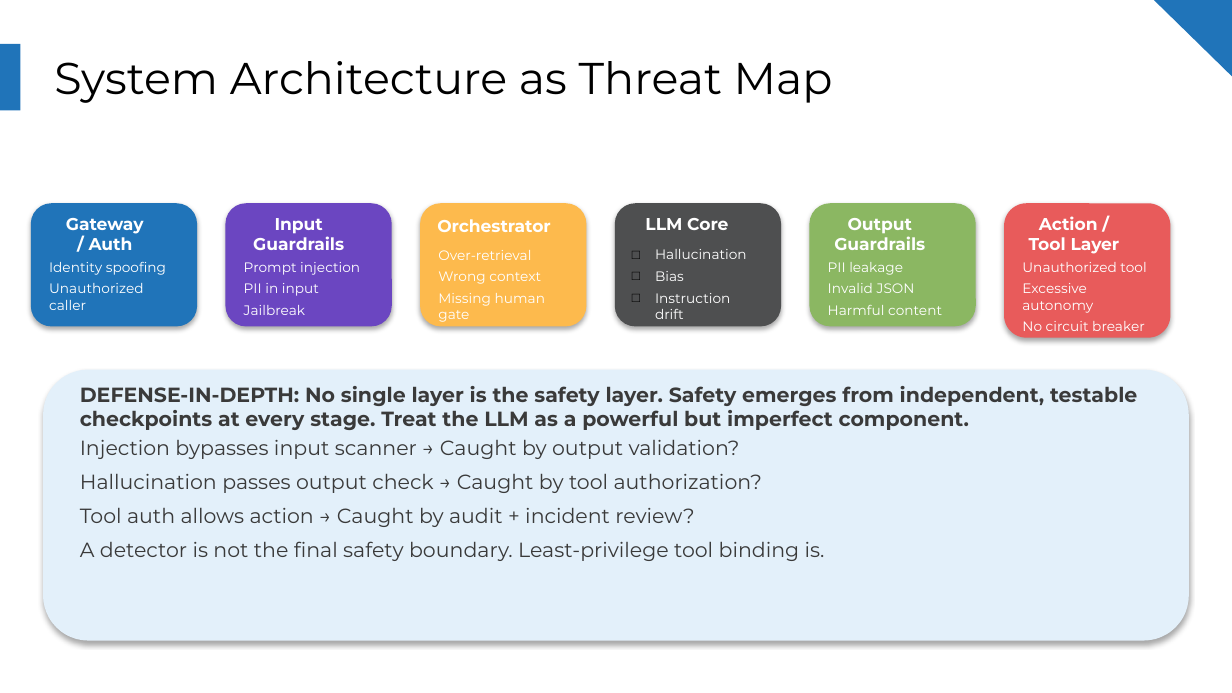
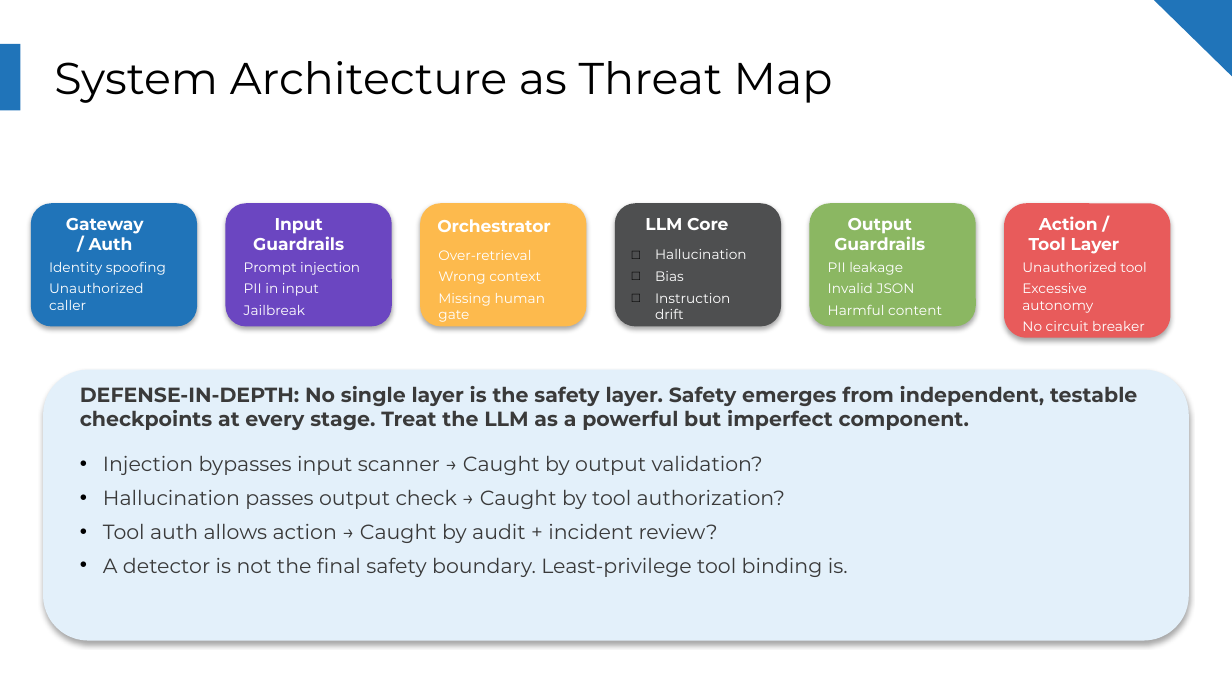
Before and after one commit to aashishpokharel/kss_trustworthy_ai, a slide deck: slide 8 of presentations/KSS_output_v2.pptx (slide 7 before the commit). Drawn at 1232x693 pixels with LibreOffice and Linux fonts; fonts in the diff are those of the drawing. Boxes give left, top, right and bottom in pixels: in the first picture for what was removed or moved away, otherwise in the second. Text is boxed around its words. In the diff, an @@ line names an element or a change of style, - is before the commit and + after.

```diff
--- a/presentations/KSS_output_v2.pptx
+++ b/presentations/KSS_output_v2.pptx
@@ text "Injection bypasses input scanner → ...": place and size @@
-text "Injection bypasses input scanner → ..." at (80, 439, 825, 561)
+text "Injection bypasses input scanner → ..." at (103, 455, 848, 577)
@@ text "Injection bypasses input scanner → ..." at (103, 455, 848, 577): bullet none to • @@
```
Also in this commit, not shown: 9 other slides changed, 1 slide added.
